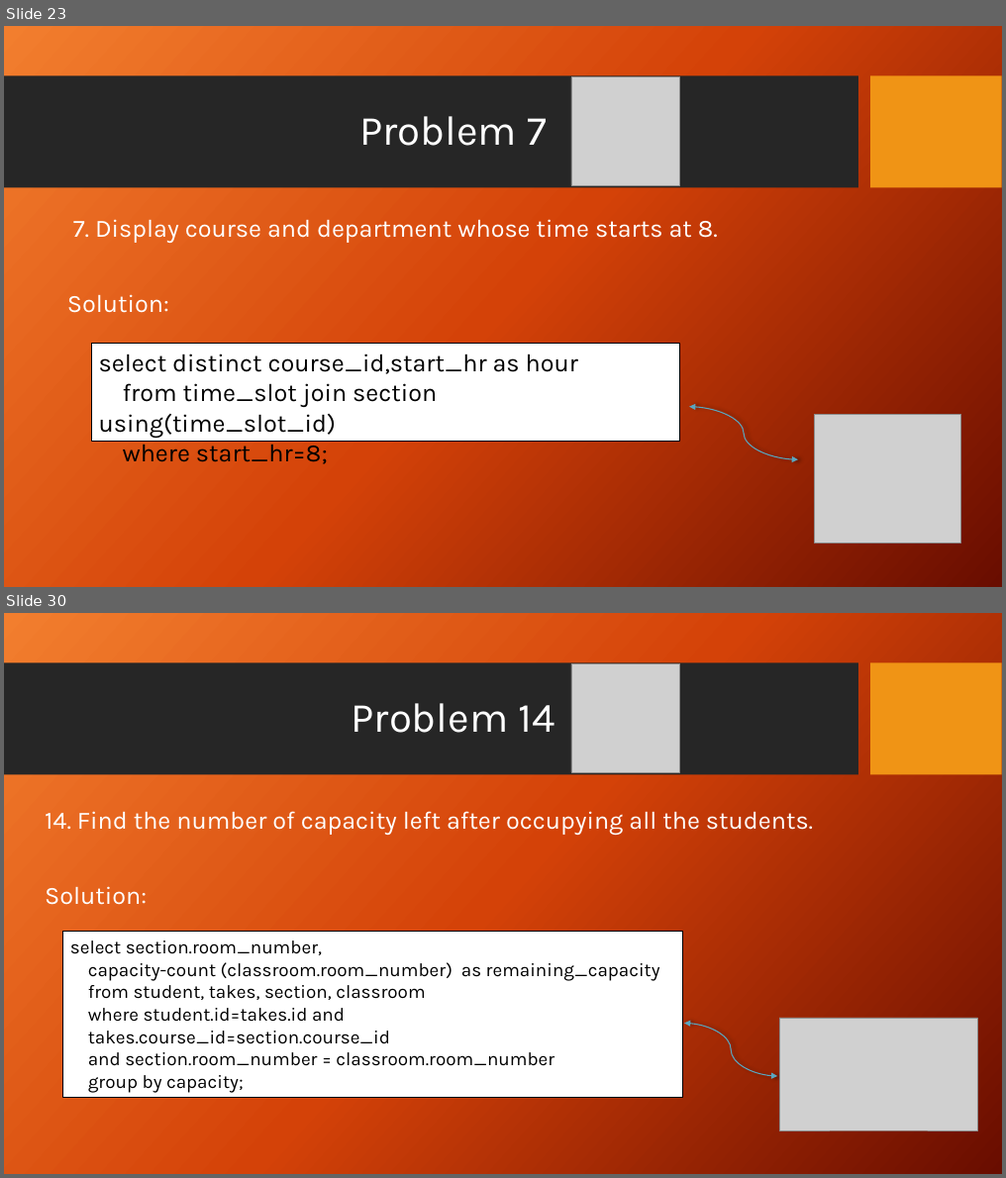
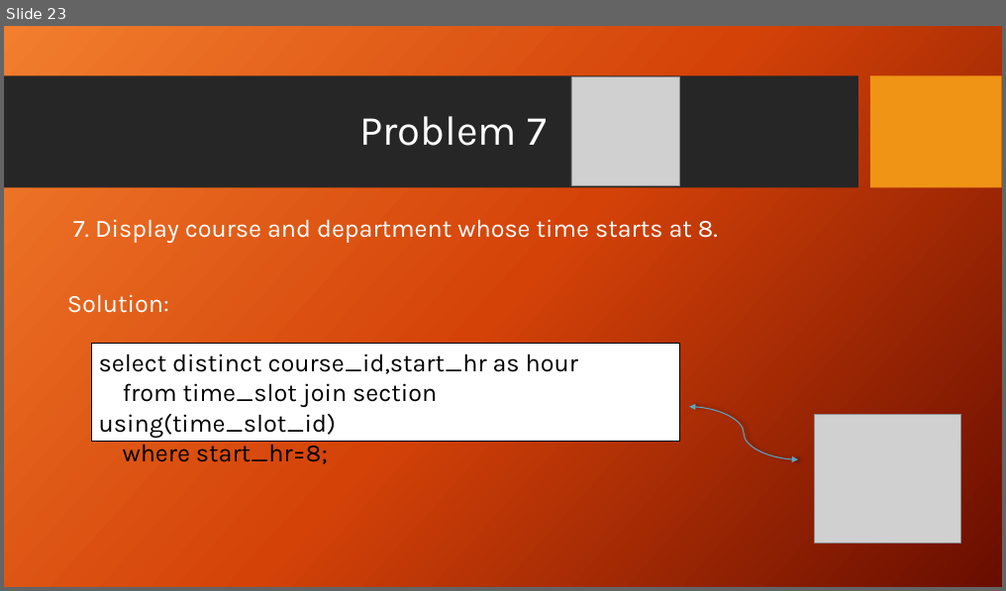
Before and after one commit to Antooo8/Antooo8, a slide deck: University Case study.pptx. Shown one above the other, each under a label of ours: slides 23 and 30 before the commit, slide 23 after it; the slides between them are not shown. The pictures are 1006x1178 and 1006x591 pixels, drawn with LibreOffice and Linux fonts; fonts in the diff are those of the drawing; grey boxes stand for pictures; background and template pictures are left out. Boxes give left, top, right and bottom in pixels: in the first picture for what was removed or moved away, otherwise in the second. Text is boxed around its words. In the diff, an @@ line names an element or a change of style, - is before the commit and + after.

```diff
--- a/University Case study.pptx
+++ b/University Case study.pptx
@@ slide 30 removed at (x1=4, y1=613, x2=1002, y2=1174), background picture (left out); not listed: 2 template elements that a slide beside it also shows @@
@@ picture removed at (x1=571, y1=663, x2=680, y2=772) @@
@@ title removed at (x1=351, y1=703, x2=554, y2=733) @@
-Problem 14
@@ text removed at (x1=45, y1=811, x2=813, y2=905) @@
-14. Find the number of capacity left after occupying all the students.
-Solution:
@@ rectangle removed at (x1=63, y1=932, x2=682, y2=1098) @@
-select section.room_number,
-capacity-count (classroom.room_number) as remaining_capacity
-from student, takes, section, classroom
-where student.id=takes.id and
-takes.course_id=section.course_id
-and section.room_number = classroom.room_number
-group by capacity;
@@ curved double arrow removed from (684, 1023) to (777, 1076) @@
@@ picture removed at (x1=779, y1=1018, x2=978, y2=1131) @@
```
Also in this commit, not shown: 1 slide changed, 23 other slides removed.
